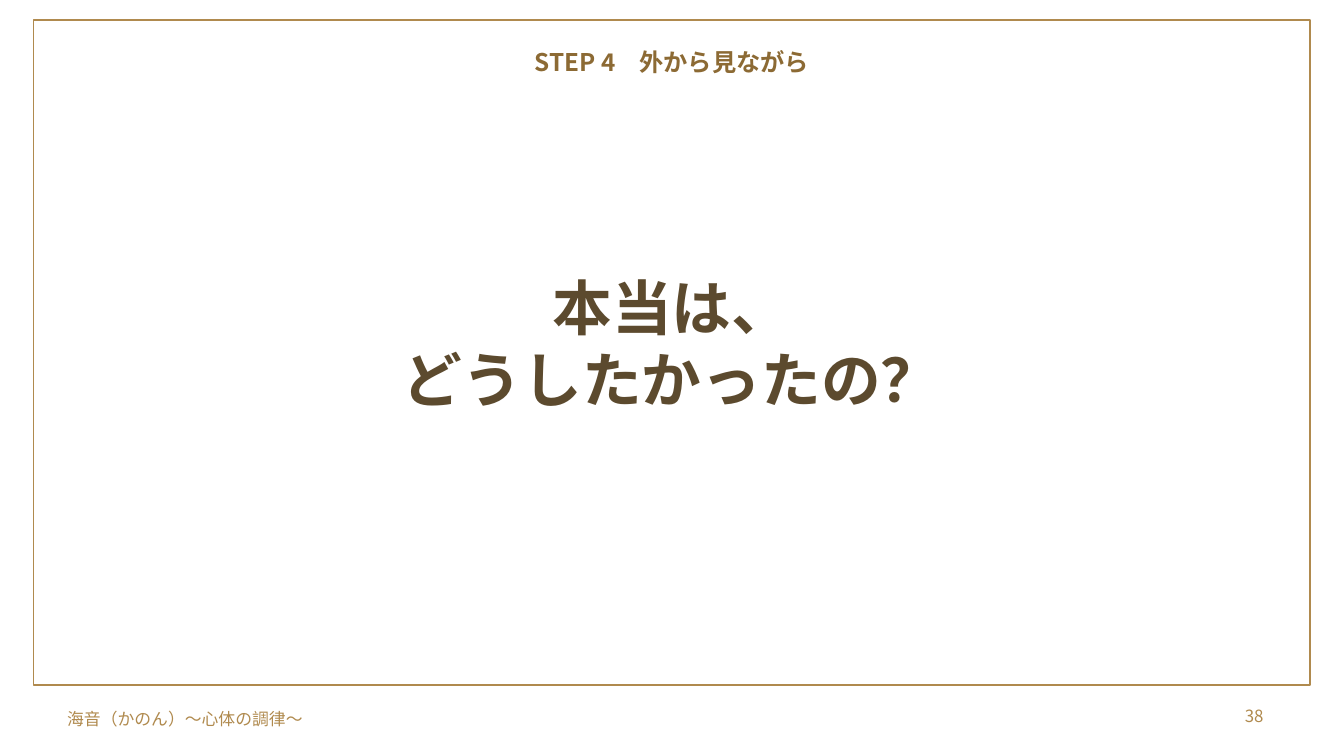
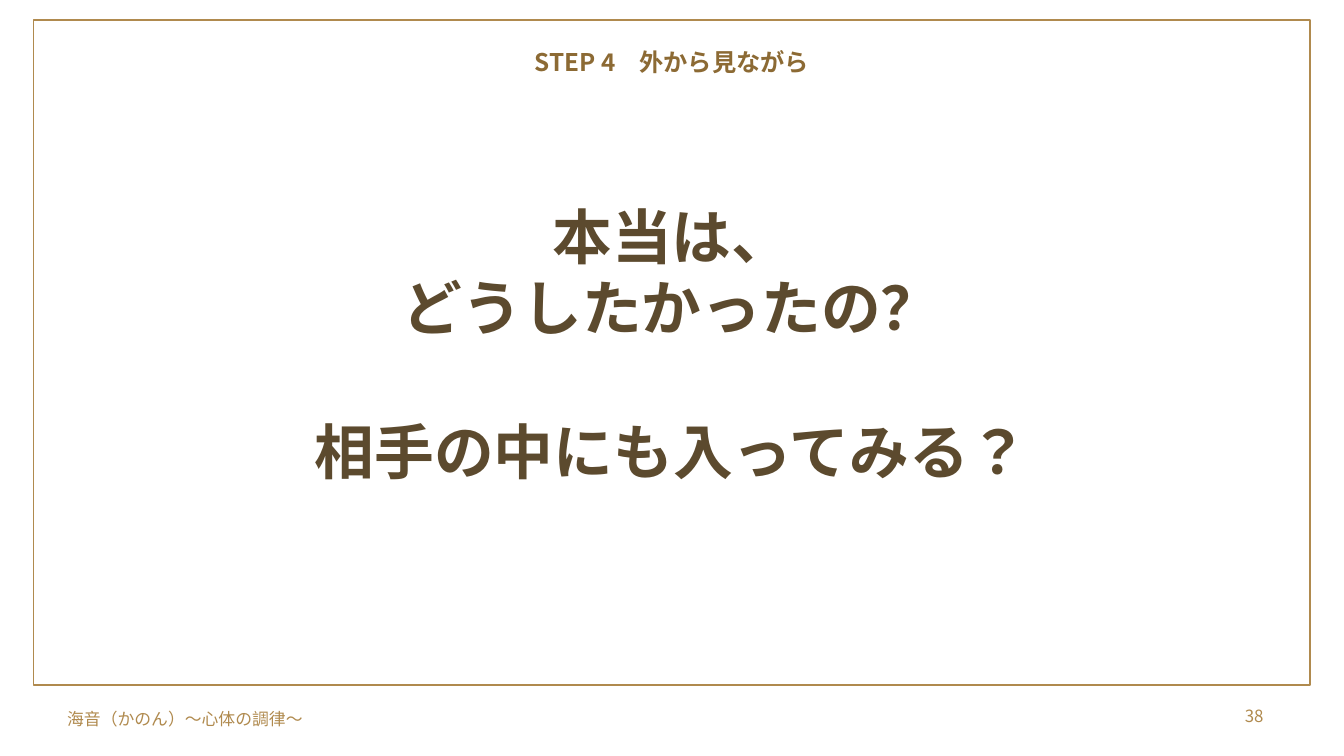
Before and after one commit to y-takahashi-cmd/MyBrain, a slide deck: slide 38 of 20_Projects/海音_心体の調律/単発/仁部あきえさん/20261028_仁部あきえさん_お金のブロック単発セッション.pptx. Drawn at 1344x756 pixels with LibreOffice and Linux fonts; fonts in the diff are those of the drawing; background and template pictures are left out. Boxes give left, top, right and bottom in pixels: in the first picture for what was removed or moved away, otherwise in the second. Text is boxed around its words. In the diff, an @@ line names an element or a change of style, - is before the commit and + after.

```diff
--- a/20_Projects/海音_心体の調律/単発/仁部あきえさん/20261028_仁部あきえさん_お金のブロック単発セッション.pptx
+++ b/20_Projects/海音_心体の調律/単発/仁部あきえさん/20261028_仁部あきえさん_お金のブロック単発セッション.pptx
@@ title at (315, 280, 1029, 480): text changed @@
-どうしたかったの？
+どうしたかったの？
+相手の中にも入ってみる？
```
Also in this commit, not shown: 2 other slides changed, 1 other file.
